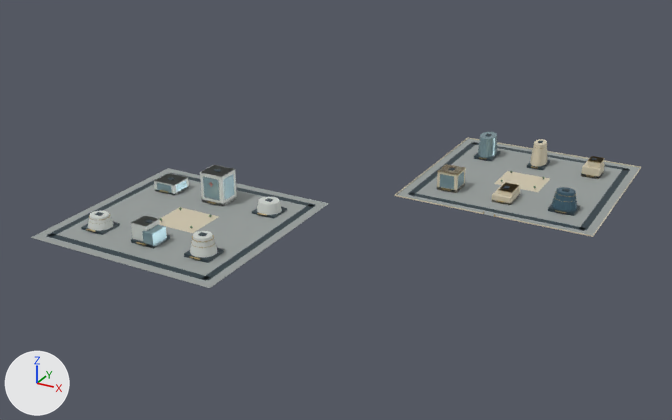
Before and after pictures for a commit that changed the glTF model web/public/assets/3d/ampliworld/GC-CITY-2030/GC-TILE-17-22.glb.
The view is the same before and after, from a camera (50 mm lens) standing at (7659.0, -8291.0, 616.0) and looking at (6969.0, -7036.0, -12.0). Lighting does not change. The marker at lower left points along +X, +Y and +Z. The picture after the commit comes second. Where no turn or scale is listed for an object, it has been applied to the vertices. Vertices at exactly the same position are counted once.

The first picture shows 'GC-TILE-17-22-blue', 'GC-TILE-17-22-dark', 'GC-TILE-17-22-glass', 'GC-TILE-17-22-gold', 'GC-TILE-17-22-ivory', 'GC-TILE-17-22-paving', 'GC-TILE-17-22-white'.
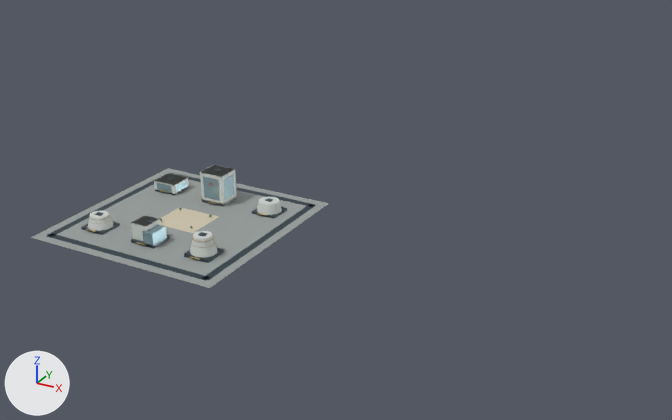
The edits, one by one:
me_mesh_0 is used by ob_gc_tile_17_22_paving; location (0.0, 0.0, 0.0).
me_mesh_0 had 16 vertices, 24 faces and spanned x 6621.0..7379.0, y -7379.0..-6621.0, z 0.0.
me_mesh_0 now has 8 vertices, 12 faces and spans x 6621.0..6959.0, y -7379.0..-7041.0, z 0.0.
me_mesh_0 part 1: the loose piece of 8 vertices spanning x 7041.0..7379.0, y -6959.0..-6621.0, z 0.0 is deleted.
me_mesh_1 is used by ob_gc_tile_17_22_dark; location (0.0, 0.0, 0.0).
me_mesh_1 had 256 vertices, 384 faces and spanned x 6636.0..7364.0, y -7364.0..-6636.0, z 0.0..54.0.
me_mesh_1 now has 128 vertices, 192 faces and spans x 6636.0..6944.0, y -7364.0..-7056.0, z 0.0..54.0.
me_mesh_1 part 2: 16 loose pieces with 128 vertices, spanning x 7056.0..7364.0, y -6944.0..-6636.0, z 0.0..46.0, are deleted.
me_mesh_2 is used by ob_gc_tile_17_22_ivory; location (0.0, 0.0, 0.0).
me_mesh_2 had 118 vertices, 184 faces and spanned x 6750.0..7380.0, y -7246.0..-6620.0, z 0.0..45.0.
me_mesh_2 now has 8 vertices, 12 faces and spans x 6750.0..6830.0, y -7246.0..-7174.0, z 0.0.
me_mesh_2 part 3: 12 loose pieces with 110 vertices, spanning x 7040.0..7380.0, y -6960.0..-6620.0, z 0.0..45.0, are deleted.
me_mesh_5 is used by ob_gc_tile_17_22_gold; location (0.0, 0.0, 0.0).
me_mesh_5 had 532 vertices, 924 faces and spanned x 6671.0..7329.0, y -7322.0..-6675.0, z 0.0..39.0.
me_mesh_5 now has 246 vertices, 432 faces and spans x 6671.0..6909.0, y -7322.0..-7099.0, z 4.0..28.0.
me_mesh_5 part 7: 20 loose pieces with 286 vertices, spanning x 7092.0..7329.0, y -6960.0..-6675.0, z 0.0..39.0, are deleted.
me_mesh_6 is used by ob_gc_tile_17_22_glass; location (0.0, 0.0, 0.0).
me_mesh_6 had 126 vertices, 196 faces and spanned x 6668.0..7128.0, y -7318.0..-6673.0, z 0.0..47.0.
me_mesh_6 now has 72 vertices, 108 faces and spans x 6668.0..6812.0, y -7318.0..-7098.0, z 0.0..47.0.
me_mesh_6 part 4: the loose piece of 22 vertices spanning x 7094.0..7126.0, y -6723.0..-6673.0, z 5.0..41.0 is deleted.
me_mesh_6 part 5: the loose piece of 8 vertices spanning x 7097.0..7123.0, y -6898.0..-6897.0, z 6.0..30.0 is deleted.
me_mesh_6 part 6: the loose piece of 8 vertices spanning x 7128.0, y -6892.0..-6864.0, z 6.0..30.0 is deleted.
Other edits to the shape of me_mesh_6 do not show in these pictures.
Object 'GC-TILE-17-22-blue' (ob_gc_tile_17_22_blue) is deleted.

Pixel boxes (x1, y1, x2, y2) of what changed, in the pictures (672 x 420 px):
'GC-TILE-17-22-paving', reshaped (51% narrower, 20% shorter): before (31, 138, 640, 288); after (31, 168, 329, 288)
'GC-TILE-17-22-dark', reshaped (54% narrower, 24% shorter): before (47, 133, 630, 281); after (47, 169, 316, 281)
'GC-TILE-17-22-ivory', reshaped: before (159, 137, 641, 237); after (159, 207, 219, 233)
'GC-TILE-17-22-glass', reshaped (74% narrower, 36% shorter): before (142, 132, 497, 248); after (142, 174, 235, 248)
'GC-TILE-17-22-gold', reshaped: before (86, 145, 605, 260); after (86, 190, 267, 260)
'GC-TILE-17-22-blue', deleted (blue): before (551, 187, 577, 211)
part 1 of me_mesh_0, deleted: before (397, 138, 640, 236)
part 2 of me_mesh_1, deleted: before (408, 133, 630, 231)
part 3 of me_mesh_2, deleted: before (395, 137, 641, 237)
part 4 of me_mesh_6, deleted: before (478, 132, 497, 158)
part 5 of me_mesh_6, deleted: before (440, 174, 454, 189)
part 6 of me_mesh_6, deleted: before (458, 172, 464, 188)
part 7 of me_mesh_5, deleted: before (437, 145, 605, 217)
